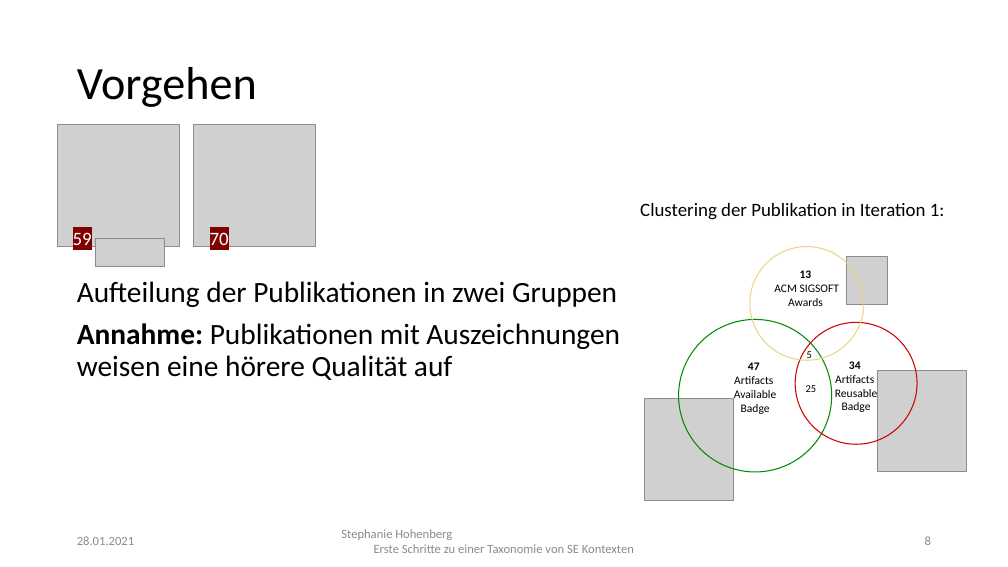
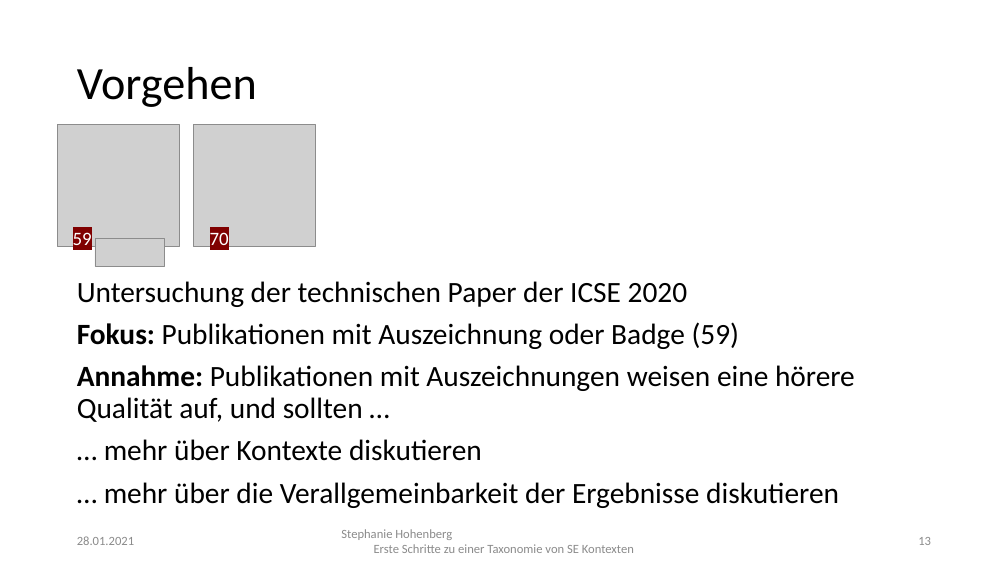
Before and after one commit to StephanieHohenberg/TSEK-Analyzer, a slide deck: slide 13 of documents/presentation.pptx (slide 8 before the commit). Drawn at 1008x567 pixels with LibreOffice and Linux fonts; fonts in the diff are those of the drawing; grey boxes stand for pictures. Boxes give left, top, right and bottom in pixels: in the first picture for what was removed or moved away, otherwise in the second. Text is boxed around its words. In the diff, an @@ line names an element or a change of style, - is before the commit and + after.

```diff
--- a/documents/presentation.pptx
+++ b/documents/presentation.pptx
@@ text removed at (640,203,945,220) @@
-Clustering der Publikation in Iteration 1:
@@ ellipse removed at (750,247,864,360) @@
-13
-ACM SIGSOFT
-Awards
@@ picture removed at (846,256,888,305) @@
@@ text at (77,281,855,508): text changed @@
-Aufteilung der Publikationen in zwei Gruppen
-Annahme: Publikationen mit Auszeichnungen weisen eine hörere Qualität auf
+Untersuchung der technischen Paper der ICSE 2020
+Fokus: Publikationen mit Auszeichnung oder Badge (59)
+Annahme: Publikationen mit Auszeichnungen weisen eine hörere Qualität auf, und sollten …
+… mehr über Kontexte diskutieren
+… mehr über die Verallgemeinbarkeit der Ergebnisse diskutieren
@@ ellipse removed at (679,320,833,473) @@
-47
-Artifacts
-Available
-Badge
@@ ellipse removed at (796,322,917,444) @@
-34
-Artifacts
-Reusable
-Badge
@@ text removed at (807,351,812,361) @@
-5
@@ text removed at (806,385,817,392) @@
-25
@@ picture removed at (877,371,966,472) @@
@@ picture removed at (644,399,734,500) @@
@@ page number at (918,537,931,545): text changed @@
-8
+13
```
Also in this commit, not shown: 20 other slides changed, 29 slides added, 1 slide removed, 3 other files.
